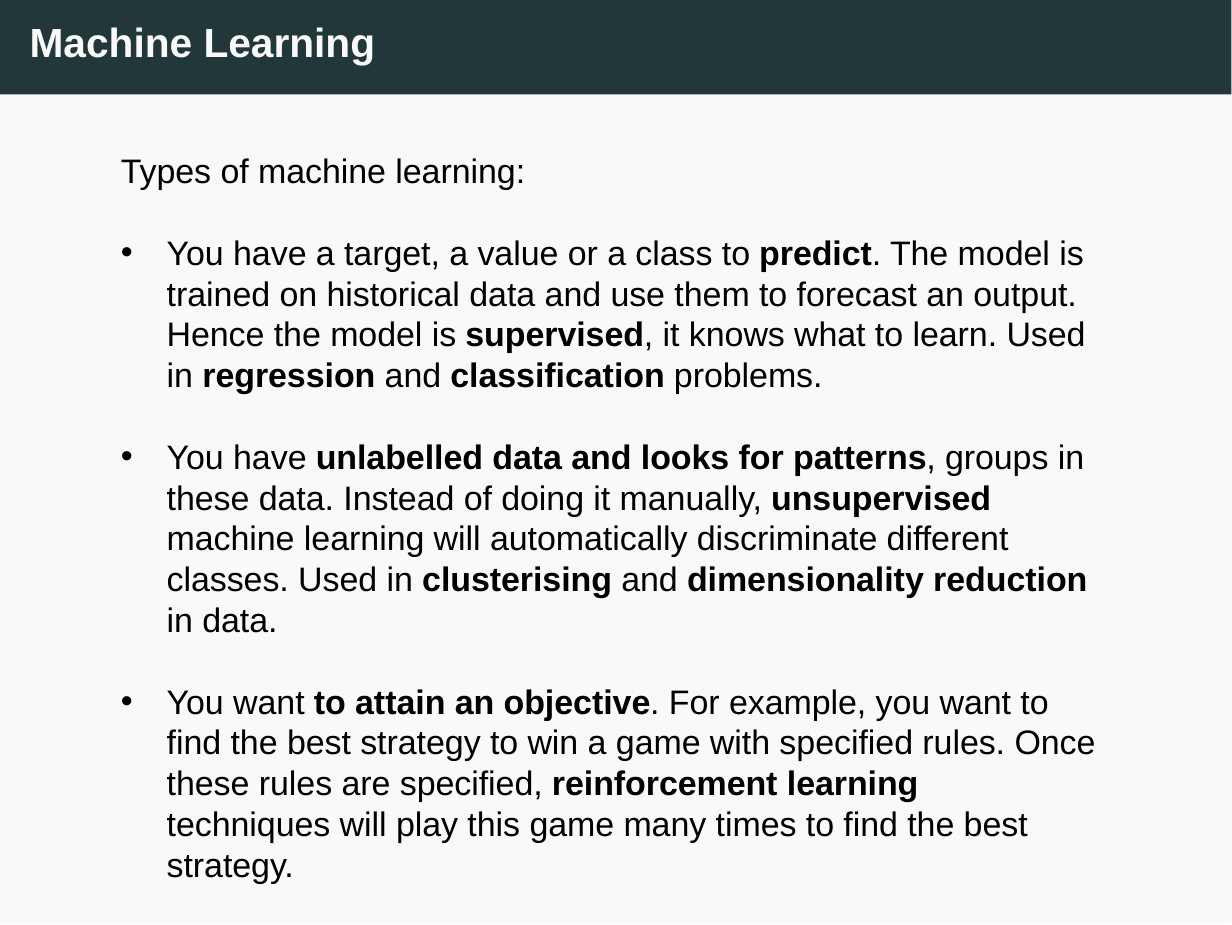
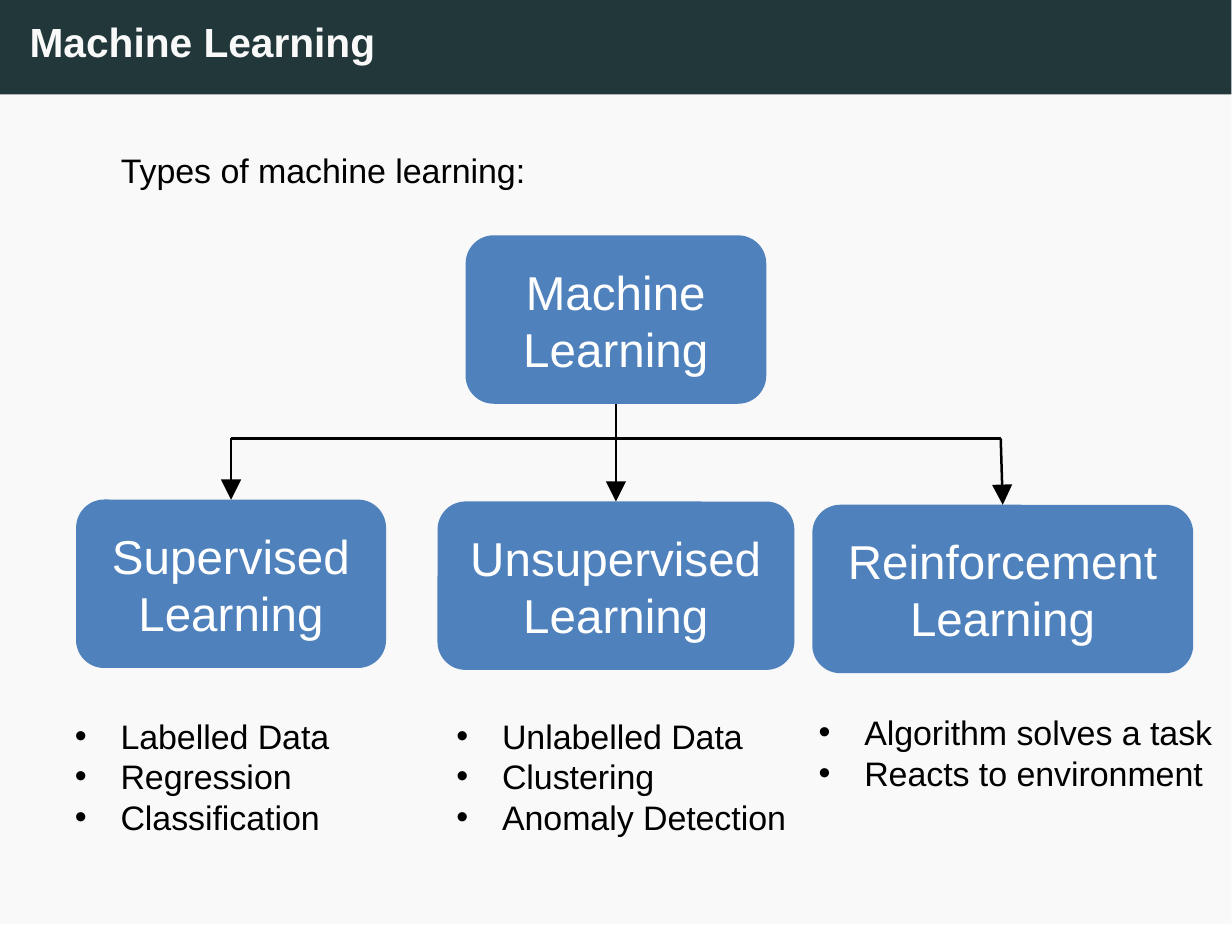
Before and after one commit to edlym96/linear-regression-workshop, a slide deck: slide 10 of slides/L3_Linear_draft.pptx. Drawn at 1232x925 pixels with LibreOffice and Linux fonts; fonts in the diff are those of the drawing. Boxes give left, top, right and bottom in pixels: in the first picture for what was removed or moved away, otherwise in the second. Text is boxed around its words. In the diff, an @@ line names an element or a change of style, - is before the commit and + after.

```diff
--- a/slides/L3_Linear_draft.pptx
+++ b/slides/L3_Linear_draft.pptx
@@ rounded rectangle added at [467,235,768,403], fill #4F81BD, 14 pt, text #FFFFFF @@
+Machine Learning
@@ text at [167,240,1096,884]: paragraphs removed @@
-• You have a target, a value or a class to predict. The model is trained on historical data and use them to forecast an output. Hence the model is supervised, it knows what to learn. Used in regression and classification problems.
-• You have unlabelled data and looks for patterns, groups in these data. Instead of doing it manually, unsupervised machine learning will automatically discriminate different classes. Used in clusterising and dimensionality reduction in data.
-• You want to attain an objective. For example, you want to find the best strategy to win a game with specified rules. Once these rules are specified, reinforcement learning techniques will play this game many times to find the best strategy.
@@ arrow added from (616, 403) to (616, 501), #000000 0.75 pt @@
@@ line added from (232, 438) to (1002, 438), #000000 0.75 pt @@
@@ arrow added from (232, 438) to (232, 499), #000000 0.75 pt @@
@@ arrow added from (1002, 438) to (1002, 506), #000000 0.75 pt @@
@@ rounded rectangle added at [76,499,386,667], fill #4F81BD, 14 pt, text #FFFFFF @@
+Supervised Learning
@@ rounded rectangle added at [438,501,794,670], fill #4F81BD, 14 pt, text #FFFFFF @@
+Unsupervised Learning
@@ rounded rectangle added at [812,506,1193,675], fill #4F81BD, 14 pt, text #FFFFFF @@
+Reinforcement Learning
@@ text added at [121,724,330,831], 10 pt, text #000000 @@
+• Labelled Data
+• Regression
+• Classification
@@ text added at [502,724,786,837], 10 pt, text #000000 @@
+• Unlabelled Data
+• Clustering
+• Anomaly Detection
@@ text added at [864,720,1212,787], 10 pt, text #000000 @@
+• Algorithm solves a task
+• Reacts to environment
```
Also in this commit, not shown: 4 other slides changed.
